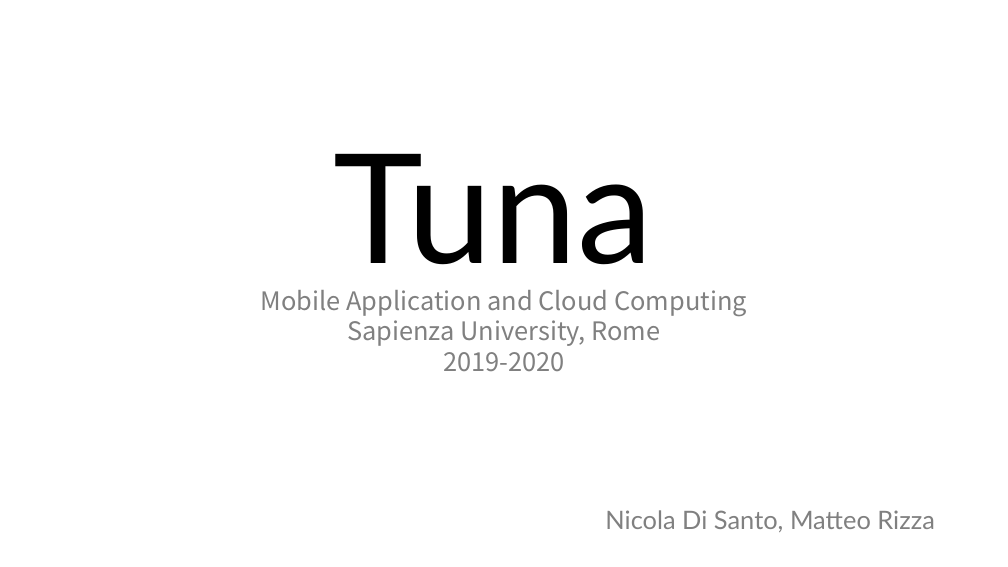
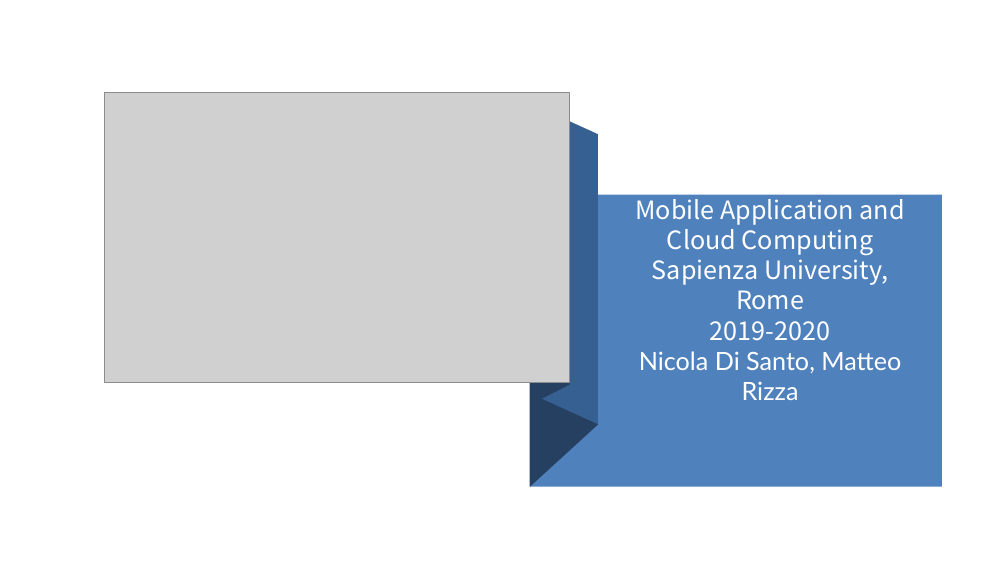
Before and after one commit to nicoDs96/recipes-SE, a slide deck: slide 1 of MACC APP SLIDES/tuna_pres.pptx. Drawn at 1008x567 pixels with LibreOffice and Linux fonts; fonts in the diff are those of the drawing; grey boxes stand for pictures. Boxes give left, top, right and bottom in pixels: in the first picture for what was removed or moved away, otherwise in the second. Text is boxed around its words. In the diff, an @@ line names an element or a change of style, - is before the commit and + after.

Commit message:
style slides

```diff
--- a/MACC APP SLIDES/tuna_pres.pptx
+++ b/MACC APP SLIDES/tuna_pres.pptx
@@ picture added at [104,92,571,382] @@
@@ freeform shape added at [542,109,598,424], fill #376092 @@
@@ freeform shape added at [542,93,570,400], fill #254061 @@
@@ freeform shape added at [531,137,598,488], fill #254061 @@
@@ text removed at [334,153,654,265] @@
-Tuna
@@ rectangle added at [530,195,942,487], fill #4F81BD @@
@@ text "Mobile Application and Cloud Computing": place and size @@
-text "Mobile Application and Cloud Computing" at [260,290,747,371]
+text "Mobile Application and Cloud Computing" at [635,193,905,400]
@@ text "Mobile Application and Cloud Computing" at [635,193,905,400]: vertical alignment middle to bottom @@
@@ text at [635,193,905,341]: size 20 to 19.8 pt, text colour #808080 to #FFFFFF in "Mobile Application and Cloud Computing", "Sapienza University, Rome", "2019-2020" @@
@@ text at [639,351,901,400]: paragraph added @@
+Nicola Di Santo, Matteo Rizza
@@ text removed at [605,510,935,532] @@
-Nicola Di Santo, Matteo Rizza
```
Also in this commit, not shown: 6 other slides changed.
